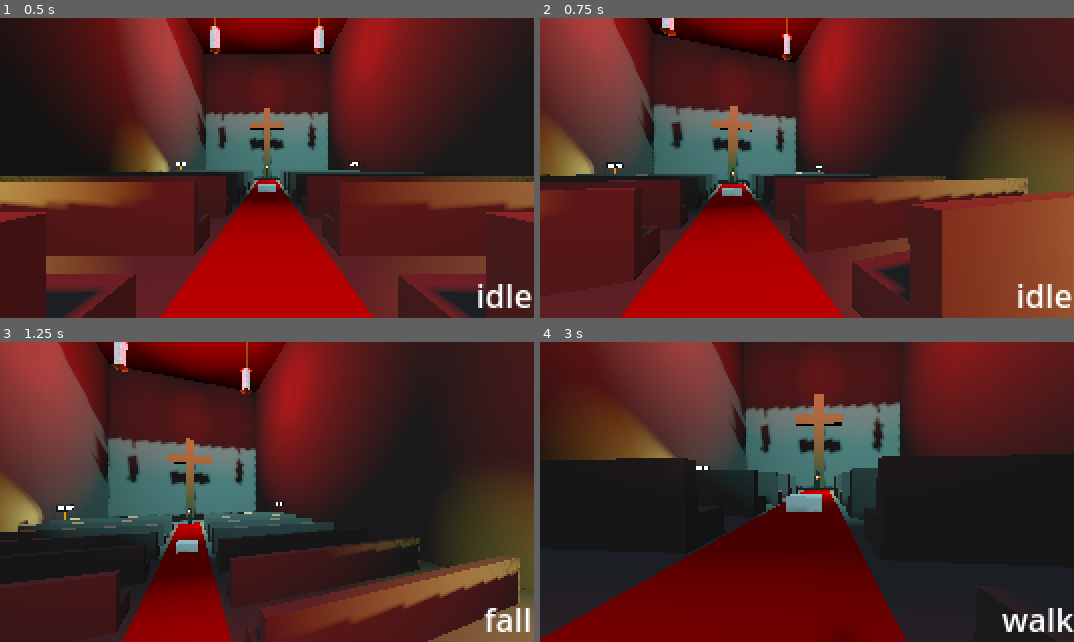
Above: before the commit, frames 1-4 (two rows, left to right).
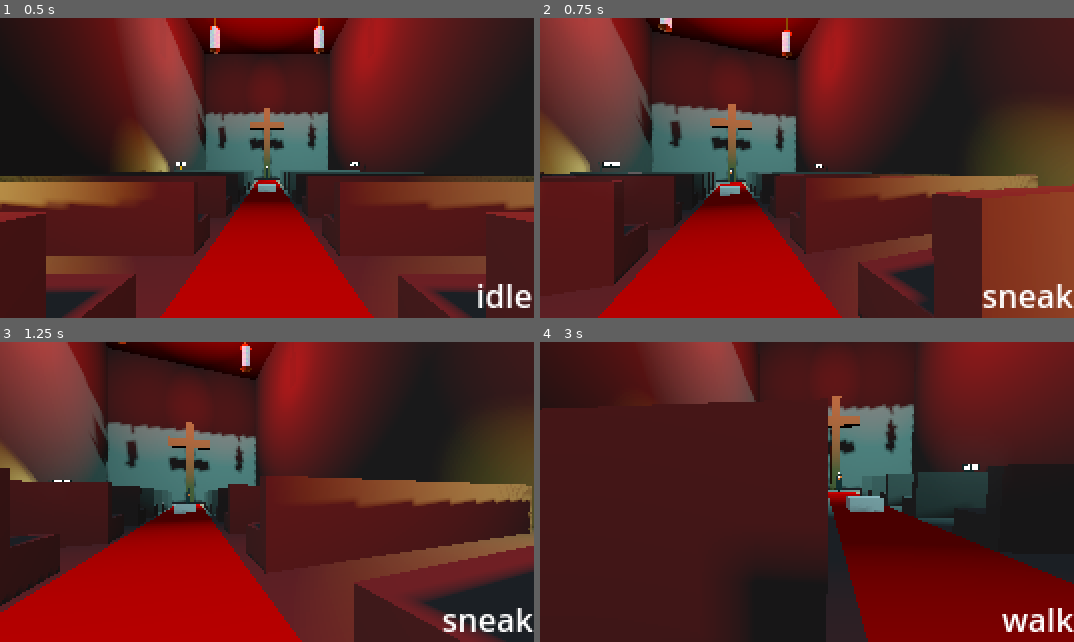
Above: after the commit, the same moments.

Repository: deinonymous/1st-3rd-Person-Base
Game: Godot game, scene res://scenes/world/world.tscn
Same seed, same stepped clock (60 frames per second), same inputs: the game is played once before the commit and once after it.
Inputs (mouse positions are in pixels of both pictures, inside the frame that each line leads up to):
- Up to frame 1 (0.5 s): no input
- Up to frame 2 (0.75 s): tap Enter at 0.5 s; move the mouse to (833, 168) at 0.52 s; hold W (mv_forward) from 0.53 s (still down); hold Ctrl (crouch) from 0.53 s (still down)
- Up to frame 3 (1.25 s): keep holding W (mv_forward); keep holding Ctrl (crouch); tap Space (jump) at 0.77, 1.07 s; tap Shift (sprint) at 0.8 s
- Up to frame 4 (3 s): keep holding W (mv_forward); move the mouse to (780, 492) at 1.27 s; release Ctrl (crouch) at 1.28 s; tap Shift (sprint) at 1.35 s; tap Space (jump) at 1.52, 1.55, 1.82, 2.1 s; move the mouse to (823, 486) at 2.02 s; hold Ctrl (crouch) 2.03-2.78 s; move the mouse to (801, 498) at 2.77 s; tap Ctrl (crouch) at 2.85 s

Frame 1 is identical in both runs. In frame 2, 13% of the frame differs, in the area x 0-100%, y 0-100%; in frame 3, 54%; in frame 4, 61%.
Error before the commit: Invalid call. Nonexistent function 'sneak' in base 'Node3D (IdleState)'. (res://scripts/state/player-states/player_persistent_state.gd:69)

Commit message:
state improvement and fix

Diff:
--- a/scenes/player.tscn
+++ b/scenes/player.tscn
@@ -186,7 +186,7 @@
 mesh = SubResource("CylinderMesh_rs64f")
 
 [node name="ShoulderJointR" type="Node3D" parent="BodyMeshes/TorsoMesh"]
-transform = Transform3D(1, 0, 0, 0, 0.88338, 0.468657, 0, -0.468657, 0.88338, 0.214, 0.183, 0.016)
+transform = Transform3D(1, 0, 0, 0, 0.996598, -0.0824071, 0, 0.0824071, 0.996598, 0.214, 0.183, 0.016)
 
 [node name="UpperArmR" type="MeshInstance3D" parent="BodyMeshes/TorsoMesh/ShoulderJointR"]
 transform = Transform3D(0.942859, -0.331869, 0.0296658, 0.320165, 0.927051, 0.195122, -0.0922566, -0.174475, 0.980331, -0.0180326, -0.160171, 0.0200235)
@@ -196,7 +196,7 @@
 transform = Transform3D(1, -5.58794e-09, 0, 3.72529e-09, 1, -1.49012e-08, 0, 0, 1, -0.00798053, -0.162114, -0.0085054)
 
 [node name="ShoulderJointL" type="Node3D" parent="BodyMeshes/TorsoMesh"]
-transform = Transform3D(1, 0, 0, 0, 0.88338, -0.468657, 0, 0.468657, 0.88338, -0.214, 0.183, 0.016)
+transform = Transform3D(1, 0, 0, 0, 0.996598, 0.0824071, 0, -0.0824071, 0.996598, -0.214, 0.183, 0.016)
 
 [node name="UpperArmL2" type="MeshInstance3D" parent="BodyMeshes/TorsoMesh/ShoulderJointL"]
 transform = Transform3D(0.942554, 0.332782, 0.0291147, -0.331869, 0.922874, 0.195369, 0.0381462, -0.193808, 0.980298, 0.018, -0.16, 0.02)
@@ -207,14 +207,14 @@
 transform = Transform3D(0.778924, -0.627118, 0.000602655, 0.627118, 0.778924, -5.07236e-05, -0.000437692, 0.000417262, 1, 0.008, -0.162, -0.009)
 
 [node name="HipJointL" type="Node3D" parent="BodyMeshes/TorsoMesh"]
-transform = Transform3D(1, 0, 0, 0, 0.88338, 0.468657, 0, -0.468657, 0.88338, -0.121, -0.208, 0.018)
+transform = Transform3D(1, 0, 0, 0, 0.996598, -0.0824071, 0, 0.0824071, 0.996598, -0.121, -0.208, 0.018)
 
 [node name="ThighL" type="MeshInstance3D" parent="BodyMeshes/TorsoMesh/HipJointL"]
 transform = Transform3D(0.995686, 0.0876278, 0.0305041, -0.0778839, 0.968007, -0.238534, -0.0504303, 0.235129, 0.970655, 0.01, -0.157, -0.014)
 mesh = SubResource("CapsuleMesh_mtugf")
 
 [node name="HipJointR" type="Node3D" parent="BodyMeshes/TorsoMesh"]
-transform = Transform3D(1, 0, 0, 0, 0.88338, -0.468657, 0, 0.468657, 0.88338, 0.120809, -0.207552, -0.0181584)
+transform = Transform3D(1, 0, 0, 0, 0.996598, 0.0824071, 0, -0.0824071, 0.996598, 0.120809, -0.207552, -0.0181584)
 
 [node name="ThighR" type="MeshInstance3D" parent="BodyMeshes/TorsoMesh/HipJointR"]
 transform = Transform3D(0.996887, -0.0730511, 0.0296658, 0.0780409, 0.96781, -0.239278, -0.0112314, 0.240848, 0.970498, -0.0100828, -0.157213, -0.0137544)
--- a/scripts/state/player-states/crouch_state.gd
+++ b/scripts/state/player-states/crouch_state.gd
@@ -1,6 +1,7 @@
 extends State
 
 class_name CrouchState
+var classname = "CrouchState"
 
 func _ready():
   persistent_state.transition_camera_height(persistent_state.camera_crouch_height)
@@ -17,8 +18,8 @@
 func sneak():
   change_state.call("sneak")
 
-func run():
-  pass
+#func run():
+#  pass
 
 func fall():
   persistent_state.transition_camera_height(persistent_state.camera_standing_height)
@@ -28,5 +29,5 @@
   persistent_state.transition_camera_height(persistent_state.camera_standing_height)
   change_state.call("idle")
 
-func jump():
-  pass
+#func jump():
+#  pass
--- a/scripts/state/player-states/fall_state.gd
+++ b/scripts/state/player-states/fall_state.gd
@@ -1,6 +1,7 @@
 extends State
 
 class_name FallState
+var classname = "FallState"
 
 func _ready():
   persistent_state.animation.play("fall")
--- a/scripts/state/player-states/idle_state.gd
+++ b/scripts/state/player-states/idle_state.gd
@@ -1,6 +1,7 @@
 extends State
 
 class_name IdleState
+var classname = "IdleState"
 
 func _ready():
   persistent_state.animation.play("idle")
--- a/scripts/state/player-states/jump_state.gd
+++ b/scripts/state/player-states/jump_state.gd
@@ -1,6 +1,7 @@
 extends State
 
 class_name JumpState
+var classname = "JumpState"
 
 func _ready():
   persistent_state.animation.play("jump")
@@ -30,11 +31,11 @@
 func fall():
   change_state.call("fall")
 
-func walk():
+#func walk():
+#  pass
+
+#func run():
   pass
 
-func run():
-  pass
-
-func idle():
-  pass
+#func idle():
+#  pass
--- a/scripts/state/player-states/player_persistent_state.gd
+++ b/scripts/state/player-states/player_persistent_state.gd
@@ -11,6 +11,7 @@
 #state
 var state
 var state_factory
+var state_changed: bool
 
 #physics/motion
 var inertia = 0.7
@@ -42,6 +43,7 @@
     body.rotation.y = camera.rotation.y
 
 func _physics_process(_delta):
+  state_changed = false
   handle_input()
   move_and_collide(velocity)
   move_and_slide()
@@ -55,33 +57,26 @@
 
   #fall if not on the ground
   if !foot_cast.get_collision_count() and velocity.y <= 0:
-    state.fall()
-    return
+    state.do_state("fall")
 
   #handle jump
   if Input.is_action_just_pressed("jump") or state is JumpState:
-    state.jump()
-    return
+    state.do_state("jump")
 
   #handle crouch/sneak
   if Input.is_action_pressed("crouch"):
     if direction:
-      state.sneak()
-      return
-    state.crouch()
-    return
+      state.do_state("sneak")
+    state.do_state("crouch")
 
   #handle plain movement
   if direction:
     if Input.is_action_pressed("sprint"):
-      state.run()
-      return
-    state.walk()
-    return
+      state.do_state("run")
+    state.do_state("walk")
 
   #otherwise, player is idle
-  state.idle()
-  return
+  state.do_state("idle")
 
 func change_state(new_state_name):
   #set the new state by name
@@ -106,6 +101,9 @@
   if velocity.length() and not velocity.y:
     bob_time += _delta * 180 * velocity.length()
     camera.position.y = camera_current_height + sin(bob_time) / 25
+  elif abs(camera.position.y-camera_current_height) != camera_current_height:
+    camera.position.y = camera_current_height
+    bob_time = 0
 
 func transition_camera_height(_new_height):
   if _new_height != camera_current_height:
--- a/scripts/state/player-states/run_state.gd
+++ b/scripts/state/player-states/run_state.gd
@@ -1,6 +1,7 @@
 extends State
 
 class_name RunState
+var classname = "RunState"
 
 func _ready():
   persistent_state.animation.play("run")
--- a/scripts/state/player-states/sneak_state.gd
+++ b/scripts/state/player-states/sneak_state.gd
@@ -1,6 +1,7 @@
 extends State
 
 class_name SneakState
+var classname = "SneakState"
 
 func _ready():
   persistent_state.animation.play("sneak")
@@ -19,15 +20,15 @@
   persistent_state.transition_camera_height(persistent_state.camera_standing_height)
   change_state.call("walk")
 
-func run():
-  pass
+#func run():
+#  pass
 
-func jump():
-  pass
+#func jump():
+#  pass
 
 func fall():
   persistent_state.transition_camera_height(persistent_state.camera_standing_height)
   change_state.call("fall")
 
-func idle():
-  pass
+#func idle():
+#  pass
--- a/scripts/state/player-states/walk_state.gd
+++ b/scripts/state/player-states/walk_state.gd
@@ -1,6 +1,7 @@
 extends State
 
 class_name WalkState
+var classname = "WalkState"
 
 func _ready():
   persistent_state.animation.play("walk")
--- a/scripts/state/state.gd
+++ b/scripts/state/state.gd
@@ -10,3 +10,12 @@
 func setup(_change_state: Callable, _persistent_state):
   self.change_state = _change_state
   self.persistent_state = _persistent_state
+
+func do_state(state_string) -> void:
+  if !persistent_state.state_changed:
+    if has_method(state_string):
+      call(state_string)
+      persistent_state.state_changed = true
+    else:
+      print("tried entering invalid state %s from %s" % [state_string, persistent_state.state.classname])
+      persistent_state.state_changed = false
